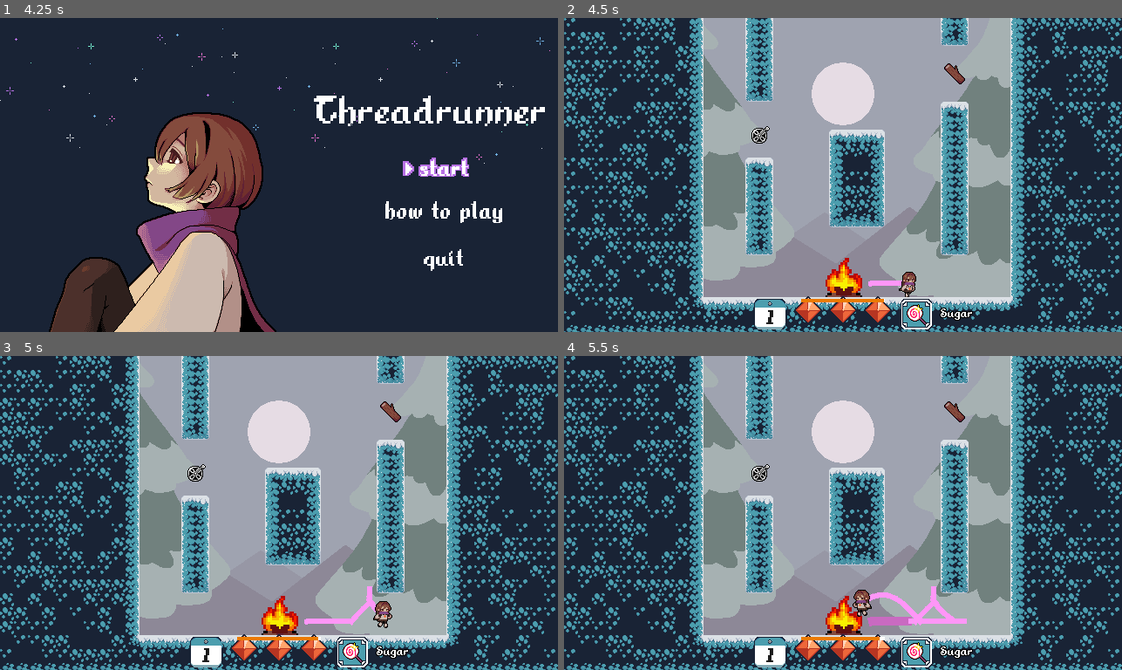
Above: before the commit, frames 1-4 (two rows, left to right).
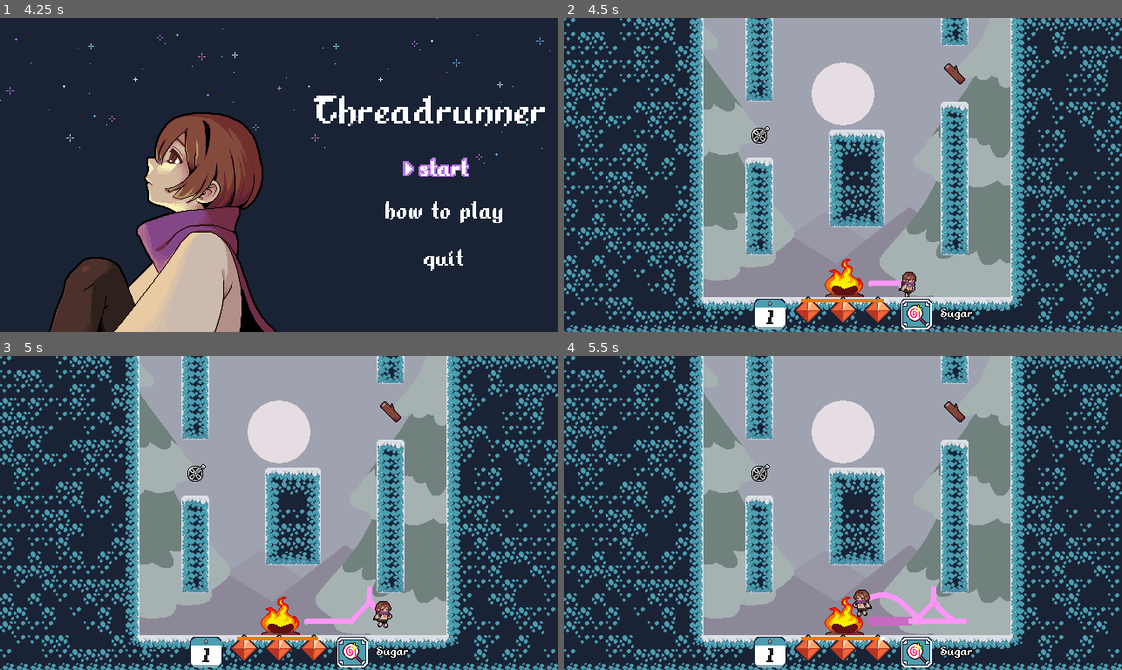
Above: after the commit, the same moments.

Repository: TheRealRaichu/speed-platformer-snake
Game: Godot game, scene res://scenes/scene_root.tscn
Same seed, same stepped clock (60 frames per second), same inputs: the game is played once before the commit and once after it.
Inputs (mouse positions are in pixels of both pictures, inside the frame that each line leads up to):
- Up to frame 1 (4.25 s): tap Enter at 0.5, 3.5 s; hold Right (move_right) 0.53-1.25 s; hold X (ability) 0.53-1.25 s; tap C (jump) at 0.77, 2.27, 3.77 s; click (50, 291) at 1.25 s; hold Right (move_right) 2.03-2.78 s; tap 7 (add_blink) at 2.1 s; tap Space at 2.75 s; hold Left (move_left) 2.78-3.53 s; tap 6 (add_portfuel) at 2.85 s; hold Right (move_right) from 3.53 s (still down); tap 9 (add_reel) at 3.6 s
- Up to frame 2 (4.5 s): keep holding Right (move_right); tap Space at 4.25 s; tap 8 (add_sugar) at 4.35 s
- Up to frame 3 (5 s): keep holding Right (move_right); tap C (jump) at 4.52 s
- Up to frame 4 (5.5 s): release Right (move_right) at 5.03 s; hold Left (move_left) from 5.03 s (still down); tap - (decrease_volume) at 5.1 s; tap C (jump) at 5.27 s

Frame 1 is identical in both runs. In frame 2, 0.3% of the frame differs, in the area x 46-54%, y 76-89%; in frame 3, 0.3%; in frame 4, 0.3%.

Commit message:
new campfire sprite
ayy

Diff:
--- a/speed-platformer-snake/scenes/base.tscn
+++ b/speed-platformer-snake/scenes/base.tscn
@@ -1,57 +1,94 @@
 [gd_scene format=3 uid="uid://dqcaa0bjtj5wh"]
 
 [ext_resource type="Script" uid="uid://d1moe7g1kvpgy" path="res://scripts/base.gd" id="1_pvqg0"]
-[ext_resource type="Texture2D" uid="uid://bpmo5qvtf6h7y" path="res://assets/environment/campfire/campfire_sprite_sheet_old.png" id="2_1xxg6"]
-[ext_resource type="Texture2D" uid="uid://cndolw3585urh" path="res://assets/environment/campfire/blue_weak/000.png" id="5_b085t"]
-[ext_resource type="Texture2D" uid="uid://dmosbh2hifb7y" path="res://assets/environment/campfire/blue_weak/001.png" id="6_33mrd"]
-[ext_resource type="Texture2D" uid="uid://bu6o5yeg8k41p" path="res://assets/environment/campfire/blue_weak/002.png" id="7_aomoi"]
-[ext_resource type="Texture2D" uid="uid://dwsy2eakn81td" path="res://assets/environment/campfire/empty/000.png" id="8_ktrk3"]
-[ext_resource type="Texture2D" uid="uid://dfq0bsorhjs8l" path="res://assets/environment/campfire/empty/001.png" id="9_s5nuq"]
-[ext_resource type="Texture2D" uid="uid://brpiuk7yw4cj1" path="res://assets/environment/campfire/empty/002.png" id="10_lefm6"]
-[ext_resource type="Texture2D" uid="uid://be7g7thsb5is2" path="res://assets/environment/campfire/empty/003.png" id="11_03t26"]
-[ext_resource type="Texture2D" uid="uid://cxio58duma43o" path="res://assets/environment/campfire/empty/004.png" id="12_ntevj"]
-[ext_resource type="Texture2D" uid="uid://biayflmwb744s" path="res://assets/environment/campfire/weak/000.png" id="16_vs80n"]
-[ext_resource type="Texture2D" uid="uid://bx2pf6iq20df3" path="res://assets/environment/campfire/weak/001.png" id="17_s6kkj"]
-[ext_resource type="Texture2D" uid="uid://3kkdq8dtgi70" path="res://assets/environment/campfire/weak/002.png" id="18_rtpsq"]
+[ext_resource type="Texture2D" uid="uid://b4y2mxa455542" path="res://assets/environment/campfire/campfire_sprite_sheet.png" id="2_baglu"]
 
 [sub_resource type="CircleShape2D" id="CircleShape2D_pvqg0"]
 radius = 64.0
 
+[sub_resource type="AtlasTexture" id="AtlasTexture_t45w4"]
+atlas = ExtResource("2_baglu")
+region = Rect2(320, 8, 80, 80)
+
+[sub_resource type="AtlasTexture" id="AtlasTexture_h5ip5"]
+atlas = ExtResource("2_baglu")
+region = Rect2(400, 8, 80, 80)
+
+[sub_resource type="AtlasTexture" id="AtlasTexture_40w10"]
+atlas = ExtResource("2_baglu")
+region = Rect2(480, 8, 80, 80)
+
+[sub_resource type="AtlasTexture" id="AtlasTexture_xvvcp"]
+atlas = ExtResource("2_baglu")
+region = Rect2(320, 96, 80, 80)
+
+[sub_resource type="AtlasTexture" id="AtlasTexture_hh5oj"]
+atlas = ExtResource("2_baglu")
+region = Rect2(400, 96, 80, 80)
+
+[sub_resource type="AtlasTexture" id="AtlasTexture_vqfsp"]
+atlas = ExtResource("2_baglu")
+region = Rect2(480, 96, 80, 80)
+
+[sub_resource type="AtlasTexture" id="AtlasTexture_i6jx3"]
+atlas = ExtResource("2_baglu")
+region = Rect2(0, 184, 80, 80)
+
+[sub_resource type="AtlasTexture" id="AtlasTexture_jn13j"]
+atlas = ExtResource("2_baglu")
+region = Rect2(80, 184, 80, 80)
+
+[sub_resource type="AtlasTexture" id="AtlasTexture_6irmp"]
+atlas = ExtResource("2_baglu")
+region = Rect2(160, 184, 80, 80)
+
+[sub_resource type="AtlasTexture" id="AtlasTexture_dmaw2"]
+atlas = ExtResource("2_baglu")
+region = Rect2(240, 184, 80, 80)
+
+[sub_resource type="AtlasTexture" id="AtlasTexture_1xxg6"]
+atlas = ExtResource("2_baglu")
+region = Rect2(320, 184, 80, 80)
+
 [sub_resource type="AtlasTexture" id="AtlasTexture_517kj"]
-atlas = ExtResource("2_1xxg6")
-region = Rect2(0, 8, 32, 32)
+atlas = ExtResource("2_baglu")
+region = Rect2(400, 184, 80, 80)
 
 [sub_resource type="AtlasTexture" id="AtlasTexture_ot4hf"]
-atlas = ExtResource("2_1xxg6")
-region = Rect2(32, 8, 32, 32)
+atlas = ExtResource("2_baglu")
+region = Rect2(0, 8, 80, 80)
 
 [sub_resource type="AtlasTexture" id="AtlasTexture_vciil"]
-atlas = ExtResource("2_1xxg6")
-region = Rect2(64, 8, 32, 32)
+atlas = ExtResource("2_baglu")
+region = Rect2(80, 8, 80, 80)
 
 [sub_resource type="AtlasTexture" id="AtlasTexture_ycryd"]
-atlas = ExtResource("2_1xxg6")
-region = Rect2(128, 8, 32, 32)
+atlas = ExtResource("2_baglu")
+region = Rect2(160, 8, 80, 80)
 
 [sub_resource type="AtlasTexture" id="AtlasTexture_ystrd"]
-atlas = ExtResource("2_1xxg6")
-region = Rect2(160, 8, 32, 32)
+atlas = ExtResource("2_baglu")
+region = Rect2(0, 96, 80, 80)
 
 [sub_resource type="AtlasTexture" id="AtlasTexture_isyof"]
-atlas = ExtResource("2_1xxg6")
-region = Rect2(192, 8, 32, 32)
+atlas = ExtResource("2_baglu")
+region = Rect2(80, 96, 80, 80)
+
+[sub_resource type="AtlasTexture" id="AtlasTexture_uo6h6"]
+atlas = ExtResource("2_baglu")
+region = Rect2(160, 96, 80, 80)
 
 [sub_resource type="SpriteFrames" id="SpriteFrames_ei55q"]
 animations = [{
 "frames": [{
 "duration": 1.0,
-"texture": SubResource("AtlasTexture_517kj")
+"texture": SubResource("AtlasTexture_t45w4")
 }, {
 "duration": 1.0,
-"texture": SubResource("AtlasTexture_ot4hf")
+"texture": SubResource("AtlasTexture_h5ip5")
 }, {
 "duration": 1.0,
-"texture": SubResource("AtlasTexture_vciil")
+"texture": SubResource("AtlasTexture_40w10")
 }],
 "loop": true,
 "name": &"blue_full",
@@ -59,13 +96,13 @@
 }, {
 "frames": [{
 "duration": 1.0,
-"texture": ExtResource("5_b085t")
+"texture": SubResource("AtlasTexture_xvvcp")
 }, {
 "duration": 1.0,
-"texture": ExtResource("6_33mrd")
+"texture": SubResource("AtlasTexture_hh5oj")
 }, {
 "duration": 1.0,
-"texture": ExtResource("7_aomoi")
+"texture": SubResource("AtlasTexture_vqfsp")
 }],
 "loop": true,
 "name": &"blue_weak",
@@ -73,19 +110,22 @@
 }, {
 "frames": [{
 "duration": 1.0,
-"texture": ExtResource("8_ktrk3")
+"texture": SubResource("AtlasTexture_i6jx3")
 }, {
 "duration": 1.0,
-"texture": ExtResource("9_s5nuq")
+"texture": SubResource("AtlasTexture_jn13j")
 }, {
 "duration": 1.0,
-"texture": ExtResource("10_lefm6")
+"texture": SubResource("AtlasTexture_6irmp")
 }, {
 "duration": 1.0,
-"texture": ExtResource("11_03t26")
+"texture": SubResource("AtlasTexture_dmaw2")
 }, {
 "duration": 1.0,
-"texture": ExtResource("12_ntevj")
+"texture": SubResource("AtlasTexture_1xxg6")
+}, {
+"duration": 1.0,
+"texture": SubResource("AtlasTexture_517kj")
 }],
 "loop": false,
 "name": &"dead",
@@ -93,13 +133,13 @@
 }, {
 "frames": [{
 "duration": 1.0,
-"texture": SubResource("AtlasTexture_ycryd")
+"texture": SubResource("AtlasTexture_ot4hf")
 }, {
 "duration": 1.0,
-"texture": SubResource("AtlasTexture_ystrd")
+"texture": SubResource("AtlasTexture_vciil")
 }, {
 "duration": 1.0,
-"texture": SubResource("AtlasTexture_isyof")
+"texture": SubResource("AtlasTexture_ycryd")
 }],
 "loop": true,
 "name": &"full",
@@ -107,13 +147,13 @@
 }, {
 "frames": [{
 "duration": 1.0,
-"texture": ExtResource("16_vs80n")
+"texture": SubResource("AtlasTexture_ystrd")
 }, {
 "duration": 1.0,
-"texture": ExtResource("17_s6kkj")
+"texture": SubResource("AtlasTexture_isyof")
 }, {
 "duration": 1.0,
-"texture": ExtResource("18_rtpsq")
+"texture": SubResource("AtlasTexture_uo6h6")
 }],
 "loop": true,
 "name": &"weak",
@@ -134,8 +174,7 @@
 
 [node name="AnimatedSprite2D" type="AnimatedSprite2D" parent="." unique_id=869177387]
 position = Vector2(0, -40)
-scale = Vector2(2.5, 2.5)
 sprite_frames = SubResource("SpriteFrames_ei55q")
-animation = &"dead"
+animation = &"weak"
 
 [connection signal="timeout" from="life timer" to="." method="_on_life_timer_timeout"]
